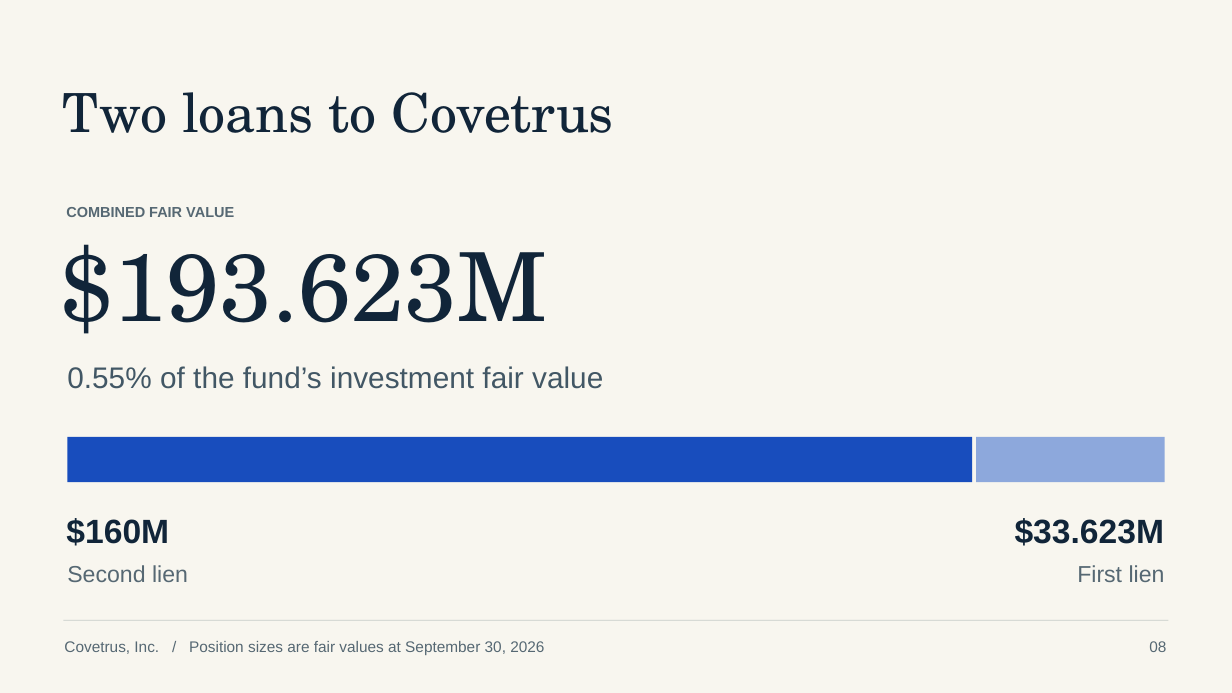
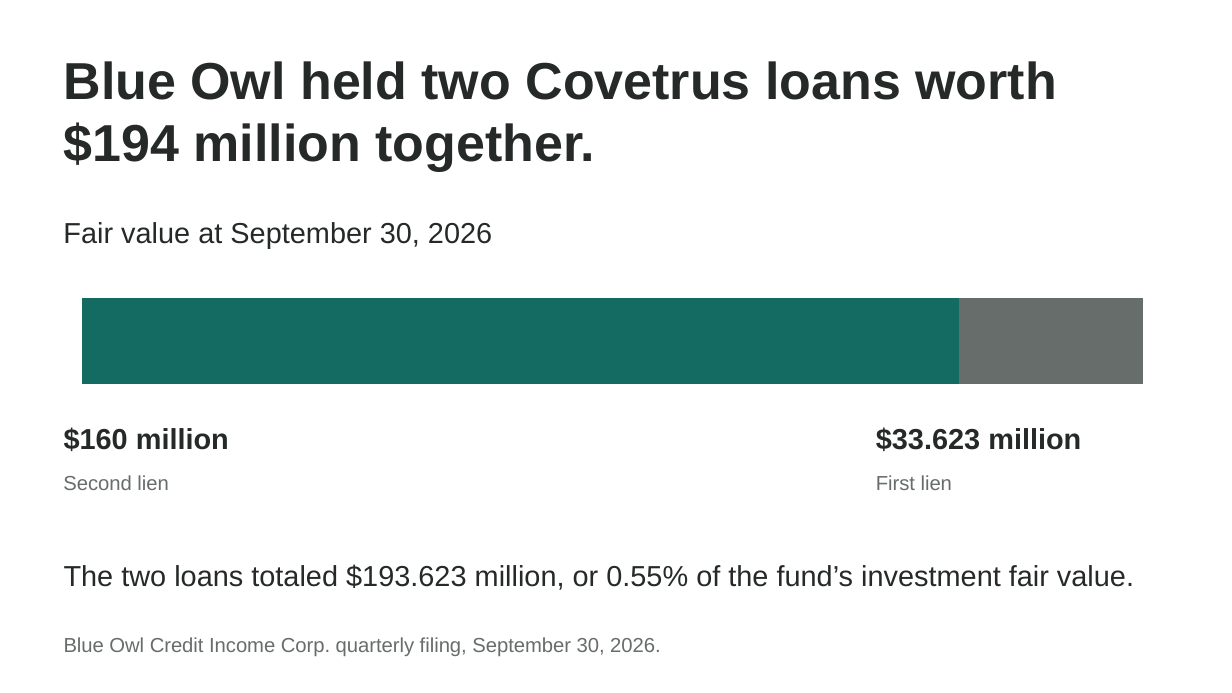
Before and after one commit to marcswartz/ivey-group7-portfolio, a slide deck: slide 8 of presentation.pptx. Drawn at 1232x693 pixels with LibreOffice and Linux fonts; fonts in the diff are those of the drawing. Boxes give left, top, right and bottom in pixels: in the first picture for what was removed or moved away, otherwise in the second. Text is boxed around its words. In the diff, an @@ line names an element or a change of style, - is before the commit and + after.

```diff
--- a/presentation.pptx
+++ b/presentation.pptx
@@ background #F8F6EF to #FFFFFF @@
@@ text "Blue Owl held two Covetrus ..." at bbox=[63, 61, 1056, 171]: vertical alignment middle to top @@
@@ text at bbox=[63, 61, 1056, 171]: text changed; size 42 to 40.5 pt; font TeX Gyre Schola to Arial; text colour #112539 to #252A29; bold on @@
-Two loans to Covetrus
+Blue Owl held two Covetrus loans worth $194 million together.
@@ text at bbox=[63, 222, 492, 249]: text changed; size 11.2 to 22.5 pt; text colour #566873 to #252A29; bold off @@
-COMBINED FAIR VALUE
+Fair value at September 30, 2026
@@ text removed at bbox=[61, 244, 548, 334] @@
-$193.623M
@@ bar stacked chart added at bbox=[60, 292, 1166, 390] @@
+categories: 1
+Series 1: 100
+Series 2: 21
@@ text added at bbox=[64, 427, 229, 451], 22.5 pt, text #252A29, bold @@
+$160 million
@@ rectangle removed at bbox=[67, 437, 972, 482] @@
@@ text added at bbox=[876, 427, 1081, 451], 22.5 pt, text #252A29, bold @@
+$33.623 million
@@ rectangle removed at bbox=[976, 437, 1165, 482] @@
@@ text "Second lien": place and size @@
-text "Second lien" at bbox=[67, 565, 188, 582]
+text "Second lien" at bbox=[63, 475, 168, 490]
@@ text "Second lien" at bbox=[63, 475, 168, 490]: size 18 to 15.8 pt, text colour #566873 to #666D6A @@
@@ text "First lien": place and size @@
-text "First lien" at bbox=[1077, 565, 1165, 582]
+text "First lien" at bbox=[876, 475, 952, 490]
@@ text "First lien" at bbox=[876, 475, 952, 490]: size 18 to 15.8 pt, text colour #566873 to #666D6A; alignment right to left @@
@@ text removed at bbox=[66, 518, 169, 546] @@
-$160M
@@ text removed at bbox=[1015, 518, 1165, 546] @@
-$33.623M
@@ text at bbox=[64, 564, 1134, 590]: text changed; size 23.2 to 22.5 pt; text colour #425765 to #252A29 @@
-0.55% of the fund’s investment fair value
+The two loans totaled $193.623 million, or 0.55% of the fund’s investment fair value.
@@ rectangle removed at bbox=[64, 620, 1169, 621] @@
@@ text at bbox=[64, 637, 660, 656]: text changed; size 12 to 15.8 pt; text colour #566873 to #666D6A @@
-Covetrus, Inc. / Position sizes are fair values at September 30, 2026
+Blue Owl Credit Income Corp. quarterly filing, September 30, 2026.
@@ text removed at bbox=[1149, 641, 1166, 652] @@
-08
```
Also in this commit, not shown: 3 other slides changed, 9 slides added, 9 slides removed, 18 other files.
